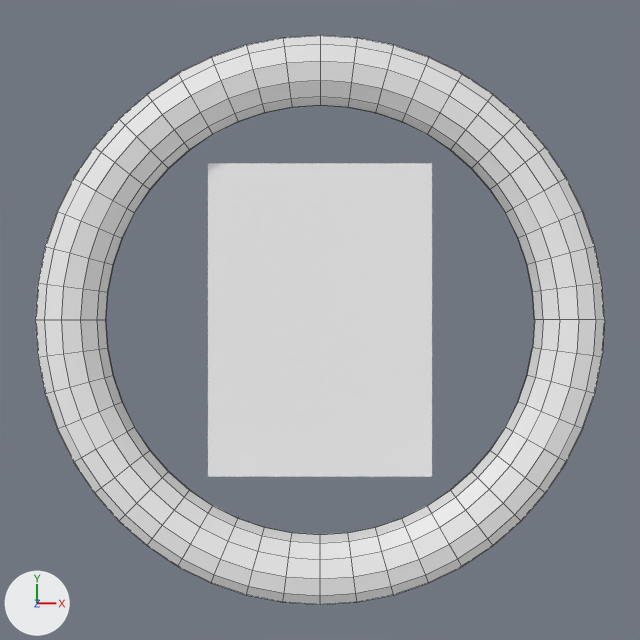
One commit to the Blender file burning_bits.blend: the scene before it, then after it.
Before and after are seen from a camera (50 mm lens) standing at (0.0, 0.0, 1.087) and looking at (0.0, 0.0, 0.0). The lights are fixed; the arrows at lower left show +X, +Y and +Z. Mesh edges are drawn as thin lines on the coarser meshes. Materials are left out; every surface is plain grey.

Objects in the first picture: 'burn_paint_brush', 'paper'.
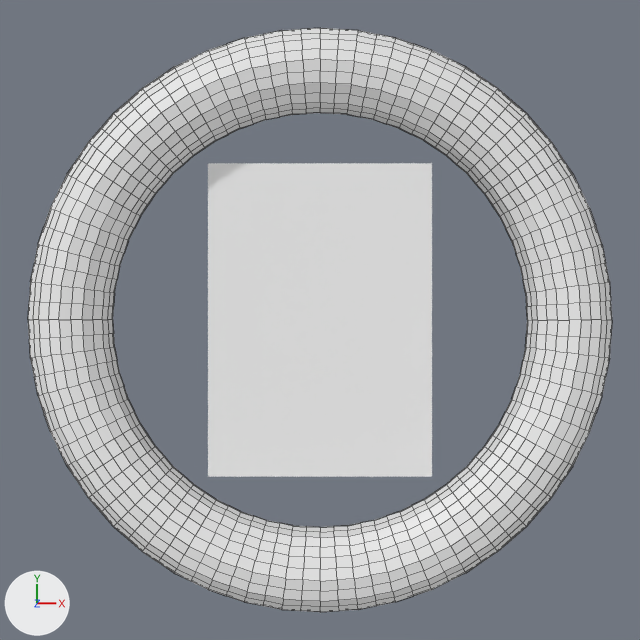
Changed parts and their boxes (x1, y1, x2, y2) in the pictures (640 x 640 px):
'burn_paint_brush', reshaped: before (35, 35, 605, 605); after (28, 28, 612, 612)

Patch to the scene script:
```diff
--- a/burning_bits.blend.py
+++ b/burning_bits.blend.py
@@ me_torus @@
 # used by ob_burn_paint_brush; location = (0.0, 0.0, 0.0); scale = (0.304, 0.304, 0.304)
-me_torus.from_pydata(...)  # 576 vertices, 576 faces; spans x -1.14..1.14, y -1.14..1.14, z -0.14..0.14
+me_torus.from_pydata(...)  # 2304 vertices, 2304 faces; spans x -1.17..1.17, y -1.17..1.17, z -0.17..0.17
+# me_torus part 1: 576 vertices removed from x -1.14..1.14, y -1.14..1.14, z -0.14..0.14; 2304 vertices added at x -1.17..1.17, y -1.17..1.17, z -0.17..0.17, forming a torus around z (ring radius 1.0, tube radius 0.17)
```
